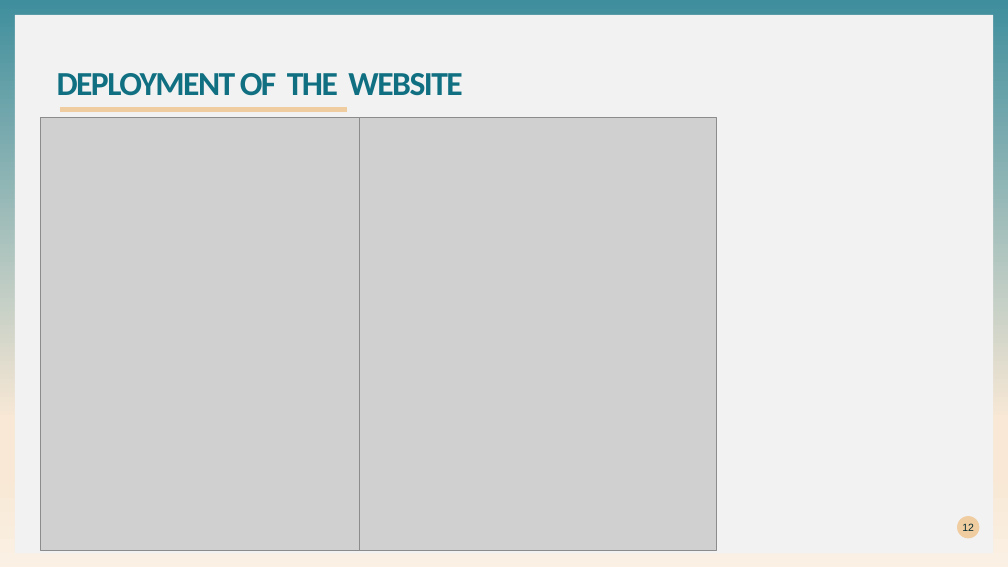
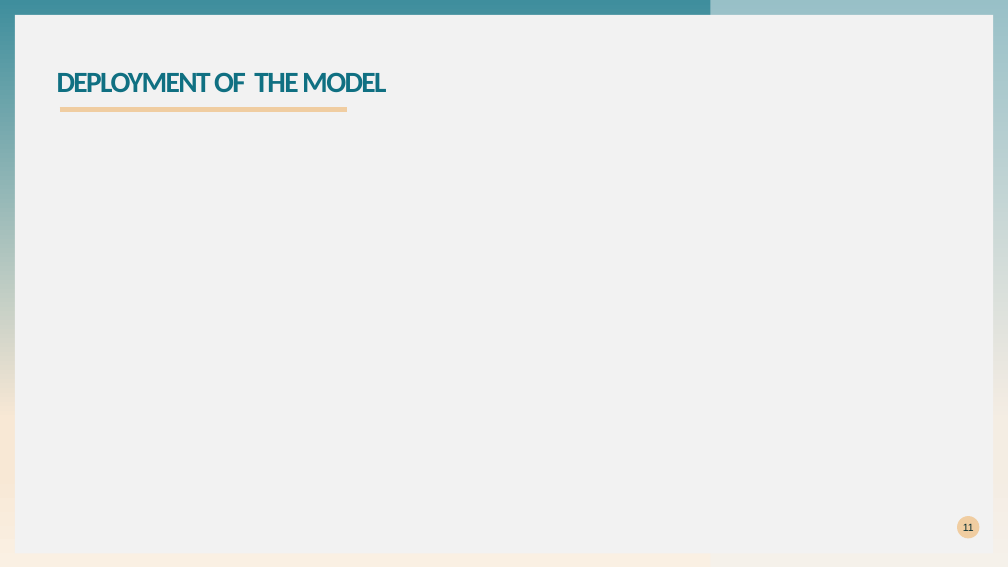
Before and after one commit to khutula/Medical-Insurance-Costs, a slide deck: slide 11 of Medical Insurance Cost.pptx (slide 12 before the commit). Drawn at 1008x567 pixels with LibreOffice and Linux fonts; fonts in the diff are those of the drawing; grey boxes stand for pictures. Boxes give left, top, right and bottom in pixels: in the first picture for what was removed or moved away, otherwise in the second. Text is boxed around its words. In the diff, an @@ line names an element or a change of style, - is before the commit and + after.

```diff
--- a/Medical Insurance Cost.pptx
+++ b/Medical Insurance Cost.pptx
@@ freeform shape added at [710,0,1008,567], fill #F2F2F2 at 50% opacity @@
@@ title at [57,72,386,93]: text changed; size 32 to 28 pt @@
-DEPLOYMENT OF THE WEBSITE
+DEPLOYMENT OF THE MODEL
@@ picture removed at [41,117,359,550] @@
@@ picture removed at [359,117,716,550] @@
@@ page number at [963,524,974,531]: text changed @@
-12
+11
```
Also in this commit, not shown: 7 other slides changed, 3 slides added, 2 slides removed.
